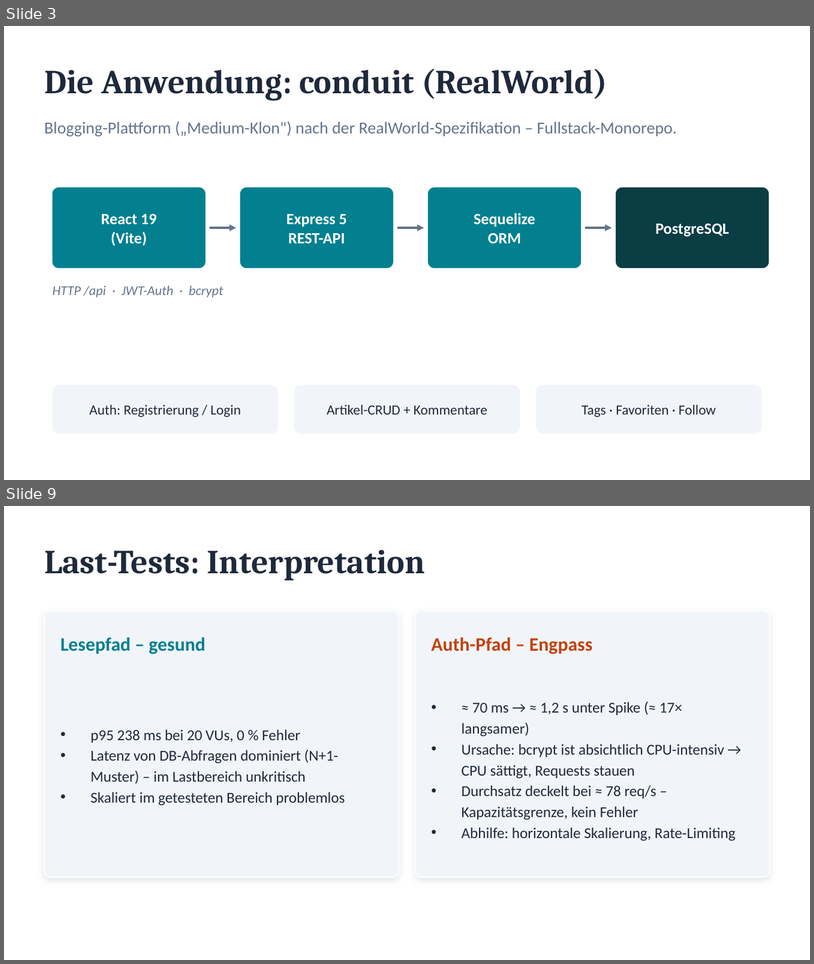
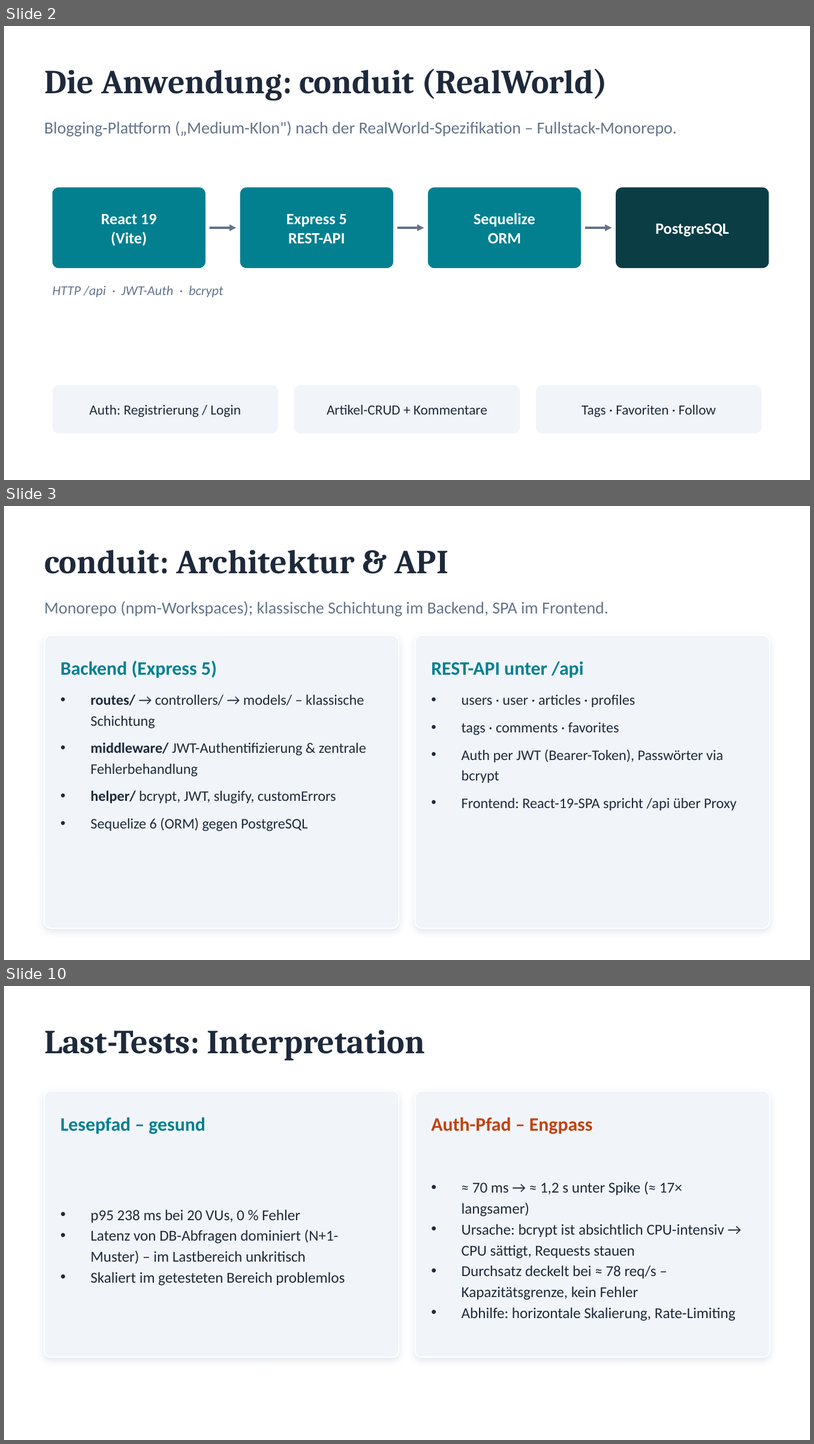
Before and after one commit to Lolo169169/wat4-2026ss-bb-zauner-seybold, a slide deck: PRESENTATION.pptx. Shown one above the other, each under a label of ours: slides 3 and 9 before the commit, slides 2, 3 and 10 after it; the slides between them are not shown. The pictures are 814x964 and 814x1444 pixels, drawn with LibreOffice and Linux fonts; fonts in the diff are those of the drawing. Boxes give left, top, right and bottom in pixels: in the first picture for what was removed or moved away, otherwise in the second. Text is boxed around its words. In the diff, an @@ line names an element or a change of style, - is before the commit and + after.

```diff
--- a/PRESENTATION.pptx
+++ b/PRESENTATION.pptx
@@ slide 3 added at [4,506,810,960], background #FFFFFF @@
@@ text added at [44,550,449,574], 30 pt, text #1E293B, bold @@
+conduit: Architektur & API
@@ text added at [44,601,609,616], 15 pt, text #64748B @@
+Monorepo (npm-Workspaces); klassische Schichtung im Backend, SPA im Frontend.
@@ rounded rectangle added at [44,635,399,928], fill #F1F5F9, outline #FFFFFF 1 pt @@
@@ rounded rectangle added at [415,635,770,928], fill #F1F5F9, outline #FFFFFF 1 pt @@
@@ text added at [60,660,217,678], 17 pt, text #028090, bold @@
+Backend (Express 5)
@@ text added at [431,661,584,678], 17 pt, text #028090, bold @@
+REST-API unter /api
@@ text added at [90,694,366,831], 13 pt, text #1E293B @@
+• routes/ → controllers/ → models/ – klassische Schichtung
+• middleware/ JWT-Authentifizierung & zentrale Fehlerbehandlung
+• helper/ bcrypt, JWT, slugify, customErrors
+• Sequelize 6 (ORM) gegen PostgreSQL
@@ text added at [462,694,737,810], 13 pt, text #1E293B @@
+• users · user · articles · profiles
+• tags · comments · favorites
+• Auth per JWT (Bearer-Token), Passwörter via bcrypt
+• Frontend: React-19-SPA spricht /api über Proxy
@@ what was slide 3 is now slide 2 @@
@@ what was slide 9 is now slide 10 @@
```
Also in this commit, not shown: 2 slides changed, 4 other slides added, 5 slides removed.
